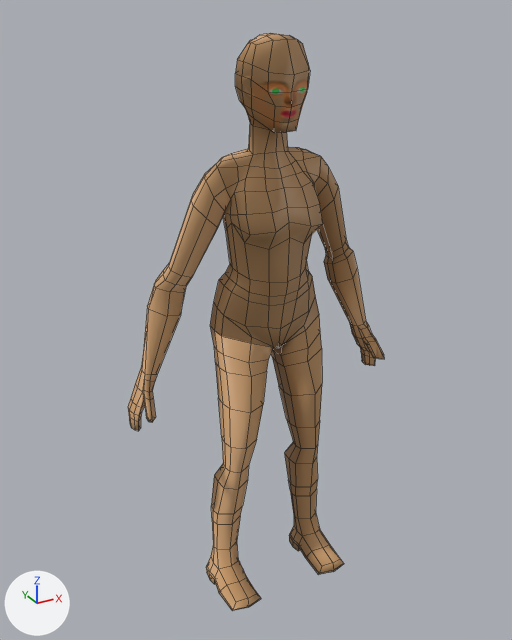
Before and after pictures for a commit that changed the Blender file Blender/Girl_experiment-02.blend.
Before and after are seen from a 50 mm camera at (-0.972, -1.662, 1.759) aimed at (-0.031, 0.048, 0.904). The lights are fixed; the arrows at lower left show +X, +Y and +Z. Mesh edges are drawn as thin lines.

The first picture shows 'Body'.
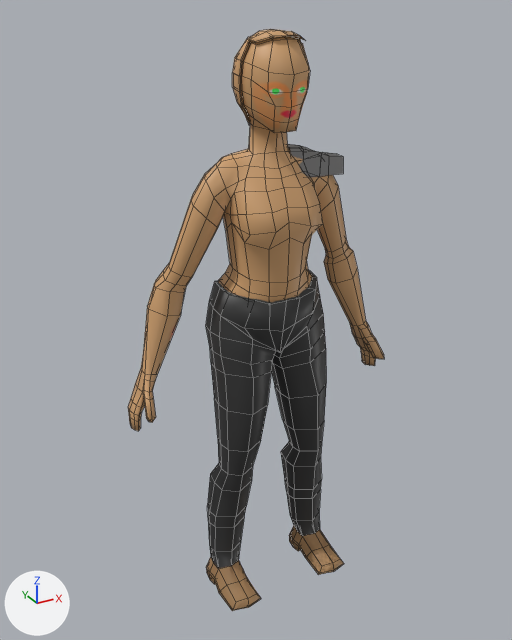
What differs and where, as boxes [x1, y1, x2, y2] in the pictures (512 x 640 px):
'Body', surface changed: [129, 33, 377, 611] in both
'Pants', added (black): after [206, 270, 326, 568]
'Body.001', added: after [288, 144, 343, 177]
'Body.002', added: after [232, 29, 305, 125]

Edits to the bpy script that builds the scene:
```text
Add img_sheiratexture:
    img_sheiratexture = load_image('SheiraTexture', 'SheiraTexture.png', 1024, 1024, 'sRGB')
Change mat_girl:
    remove n2 = _N.new('ShaderNodeNormalMap'); n2.name = 'Normal Map'
    remove n3 = _N.new('ShaderNodeTexCoord'); n3.name = 'Texture Coordinate'
    remove n4 = _N.new('ShaderNodeMapping'); n4.name = 'Mapping'
    remove n5 = _N.new('ShaderNodeTexImage'); n5.name = 'Image Texture'
    remove n5.image = img_texture
    where n8 = _N.new('ShaderNodeTexImage'); n8.name = 'Image Texture.001'
    n8.image: img_untitled -> img_sheiratexture
    where n1 = _N.new('ShaderNodeBsdfPrincipled'); n1.name = 'Principled BSDF'
    remove _L.new(n3.outputs[2], n4.inputs[0])  # 'UV' to 'Vector'
    remove _L.new(n2.outputs[0], n1.inputs[5])  # 'Normal' to 'Normal'
    remove _L.new(n4.outputs[0], n5.inputs[0])  # 'Vector' to 'Vector'
    remove _L.new(n5.outputs[0], n2.inputs[1])  # 'Color' to 'Color'
Add mat_armor:
    mat_armor = principled_material('Armor')
    mat_armor.base_color = (0.202, 0.202, 0.202)  # grey #7c7c7c
Add mat_pants:
    mat_pants = principled_material('Pants')
    mat_pants.base_color = (0.0331, 0.0331, 0.0331)  # black #333333
Add me_cylinder_003:
    me_cylinder_003.from_pydata(...)  # 120 vertices, 116 faces; spans x -0.099..0.099, y -0.062..0.126, z 1.474..1.711
    me_cylinder_003.polygons.foreach_set('use_smooth', [True] * 116)
    me_cylinder_003.materials.append(mat_girl)
Add me_cylinder_002:
    me_cylinder_002.from_pydata(...)  # 26 vertices, 16 faces, 1 loose edge; spans x 0.049..0.244, y -0.012..0.077, z 1.324..1.416
    me_cylinder_002.polygons.foreach_set('use_smooth', [True] * 16)
    me_cylinder_002.materials.append(mat_armor)  # grey #7c7c7c
Add me_cylinder_001:
    me_cylinder_001.from_pydata(...)  # 317 vertices, 312 faces; spans x -0.222..0.222, y -0.146..0.159, z -0.003..1.035
    me_cylinder_001.polygons.foreach_set('use_smooth', [True] * 312)
    me_cylinder_001.materials.append(mat_pants)  # black #333333
Add ob_body_002:
    ob_body_002 = bpy.data.objects.new('Body.002', me_cylinder_003)
    ob_body_002.location = (0.0, 0.0, 0.0)
Add ob_body_001:
    ob_body_001 = bpy.data.objects.new('Body.001', me_cylinder_002)
    ob_body_001.location = (0.0, 0.0, 0.0)
Add ob_pants:
    ob_pants = bpy.data.objects.new('Pants', me_cylinder_001)
    ob_pants.location = (0.0, 0.0, 0.0)
```
